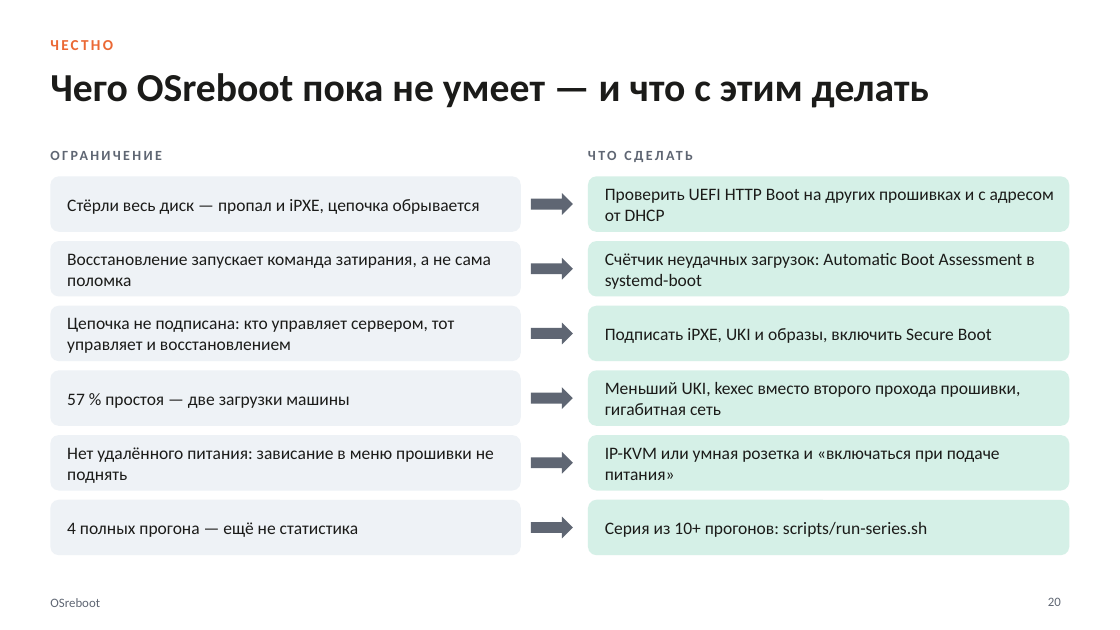
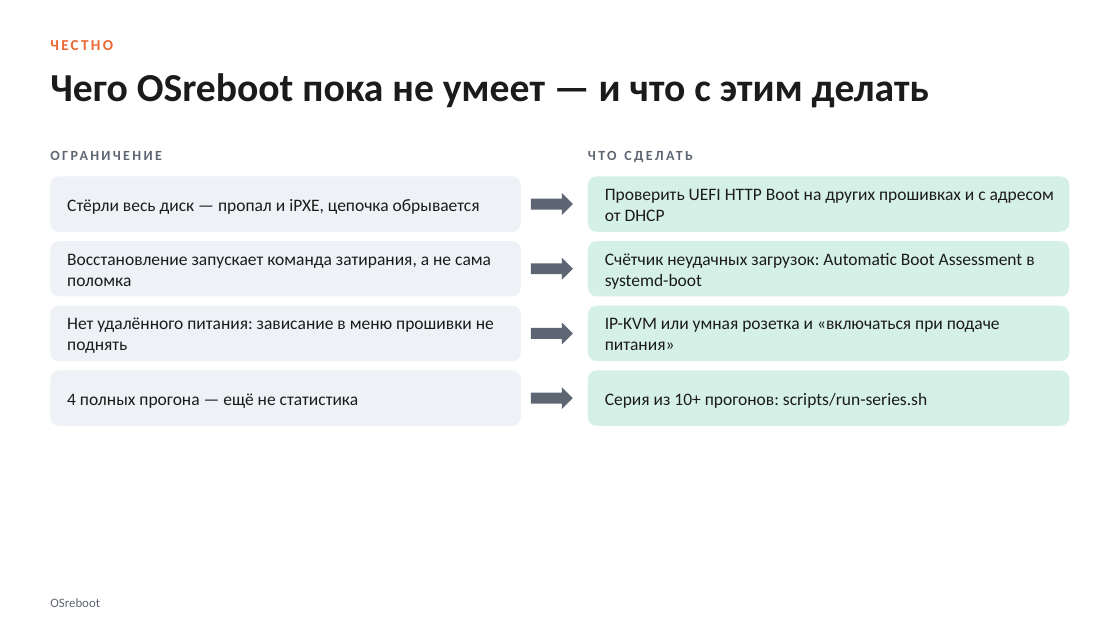
Before and after one commit to Irenid/OSreboot, a slide deck: slide 19 of presentation/OSreboot.pptx (slide 20 before the commit). Drawn at 1120x630 pixels with LibreOffice and Linux fonts; fonts in the diff are those of the drawing. Boxes give left, top, right and bottom in pixels: in the first picture for what was removed or moved away, otherwise in the second. Text is boxed around its words. In the diff, an @@ line names an element or a change of style, - is before the commit and + after.

```diff
--- a/presentation/OSreboot.pptx
+++ b/presentation/OSreboot.pptx
@@ text removed at bbox=[67, 317, 454, 353] @@
-Цепочка не подписана: кто управляет сервером, тот управляет и восстановлением
@@ text removed at bbox=[605, 328, 992, 343] @@
-Подписать iPXE, UKI и образы, включить Secure Boot
@@ 4 texts: place and size @@
-4 texts at bbox=[67, 447, 1000, 537]
+4 texts at bbox=[67, 317, 1000, 408]
@@ text removed at bbox=[605, 382, 1021, 415] @@
-Меньший UKI, kexec вместо второго прохода прошивки, гигабитная сеть
@@ text removed at bbox=[67, 393, 349, 408] @@
-57 % простоя — две загрузки машины
@@ rounded rectangle removed at bbox=[50, 435, 521, 491] @@
@@ rounded rectangle removed at bbox=[588, 435, 1070, 491] @@
@@ right arrow removed at bbox=[531, 452, 573, 474] @@
@@ rounded rectangle removed at bbox=[50, 500, 521, 555] @@
@@ rounded rectangle removed at bbox=[588, 500, 1070, 555] @@
@@ right arrow removed at bbox=[531, 517, 573, 539] @@
@@ page number removed at bbox=[1048, 597, 1061, 606] @@
-20
```
Also in this commit, not shown: 2 other slides changed, 1 slide removed, 1 other file.
